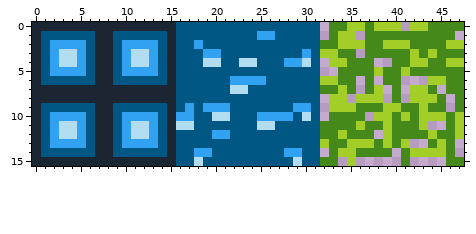
A pixel-art sprite gets an edit: img/TankTerrain.png. This is how it looked before the edit.
The file is 48x16 pixels.
And afterwards:
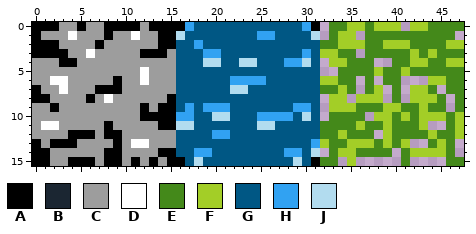
Palette (. is transparent): A #000000  B #1b2632  C #9d9d9d  D #ffffff  E #44891a  F #a3ce27  G #005784  H #31a2f2  J #b2dcef
From old to new:
Colour A replaces colour B in row 0 at x 0 to 2, 5, 8 to 11 and 13 to 15; in row 1 at x 0, 8 and 15; in row 2 at x 0, 7 and 15; in row 3 at x 0; in row 7 at x 0 and 7 to 9; in row 8 at x 0 to 1, 6 and 15.
Colour A replaces colour B in rows 9 to 10 at x 15; in row 11 at x 8 and 15; in row 12 at x 8; in row 13 at x 0; in row 14 at x 0, 8 and 15; in row 15 at x 0 to 1, 4 to 6, 8 to 9, 11, 13 and 15.
Colour A replaces colour G in row 0 at x 16 and 31; in row 1 at x 14; in rows 2 to 3 at x 1 and 14; in row 6 at x 9; in row 9 at x 2, 12 and 14; in rows 10 to 11 at x 14.
Colour A replaces colour G in row 12 at x 6 and 9; in row 13 at x 9; in row 14 at x 1, 9 and 14; in row 15 at x 16 and 31.
Colour A replaces colour H in row 2 at x 2; in row 3 at x 2 and 13; in row 10 at x 12 to 13; in row 12 at x 5; in row 13 at x 2 to 4.
Colour A replaces colour J in row 3 at x 3 and 12; in row 4 at x 3 to 4; in row 12 at x 4.
Colour C replaces colour B in row 0 at x 3 to 4, 6 to 7 and 12; in row 1 at x 7; in row 2 at x 8; in row 3 at x 7 to 8 and 15; in rows 4 to 6 at x 0, 7 to 8 and 15; in row 7 at x 1 to 2, 4 to 6 and 10 to 15.
Colour C replaces colour B in row 8 at x 2 to 5, 7 and 9 to 14; in rows 9 to 10 at x 0 and 7 to 8; in row 11 at x 0 and 7; in row 12 at x 0, 7 and 15; in row 13 at x 7 to 8 and 15; in row 14 at x 7.
Colour C replaces colour B in row 15 at x 2 to 3, 7, 10, 12 and 14.
Colour C replaces colour G in row 1 at x 1 to 3, 5 to 6, 9 to 10 and 12 to 13; in row 2 at x 6 and 9; in row 3 at x 9; in rows 4 to 5 at x 1, 6, 9 and 14; in row 6 at x 1, 4 to 6, 10 to 11 and 13 to 14; in row 9 at x 1, 3 to 6, 9 to 11 and 13.
Colour C replaces colour G in row 10 at x 1, 6 and 9; in row 11 at x 6 and 9; in row 12 at x 1 and 14; in row 13 at x 1, 6 and 14; in row 14 at x 2 to 6 and 10 to 13.
Colour C replaces colour H in row 2 at x 3 to 5 and 10 to 13; in row 3 at x 5 and 10; in row 4 at x 2, 5, 10 and 13; in row 5 at x 2 to 5, 10 to 11 and 13; in row 10 at x 2 to 5 and 10 to 11; in row 11 at x 5, 10 and 13.
Colour C replaces colour H in row 12 at x 2, 10 and 13; in row 13 at x 5, 10 and 13.
Colour C replaces colour J in row 3 at x 4 and 11; in row 4 at x 11 to 12; in row 11 at x 3 to 4 and 11 to 12; in row 12 at x 3 and 11 to 12.
Colour D replaces colour B in row 7 at x 3; in row 8 at x 8.
Colour D replaces colour G in row 1 at x 4 and 11; in row 3 at x 6; in row 6 at x 2 to 3 and 12; in row 11 at x 1.
Colour D replaces colour H in row 5 at x 12; in row 11 at x 2; in row 13 at x 11 to 12.
Colour H replaces colour G in row 0 at x 17 and 30; in row 13 at x 31.
Colour J replaces colour G in row 1 at x 16 and 31; in row 14 at x 31.
Changed places in both pictures, as pixel boxes (x1, y1, x2, y2):
changed: (32, 22, 194, 166)
changed: (302, 22, 320, 40)
changed: (311, 139, 320, 166)
